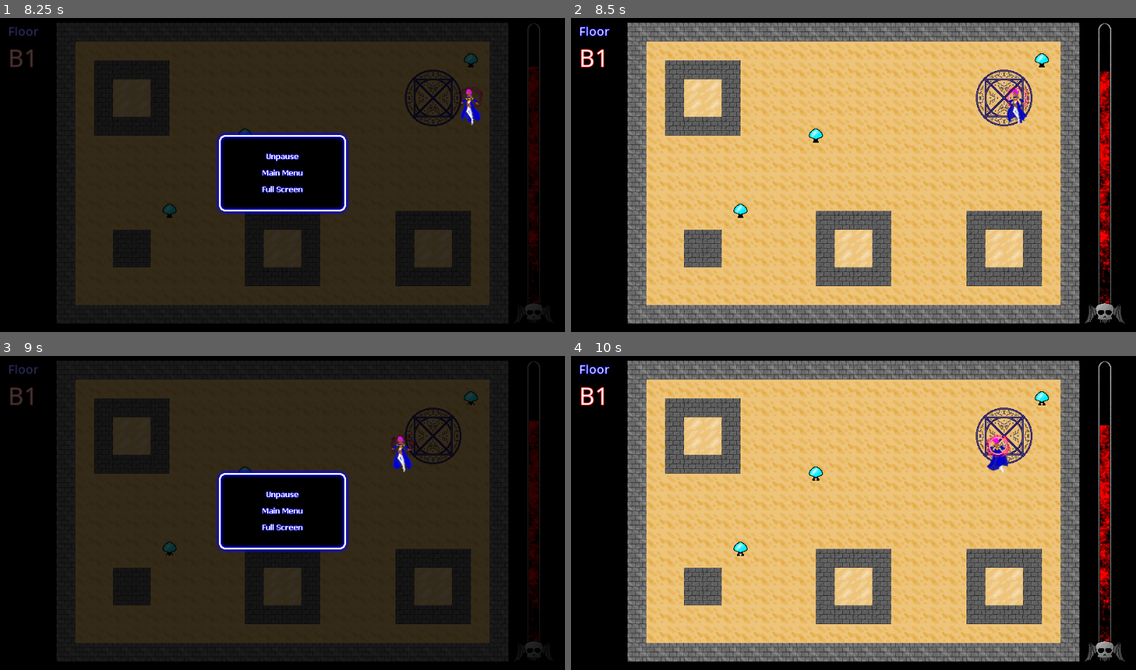
Above: before the commit, frames 1-4 (two rows, left to right).
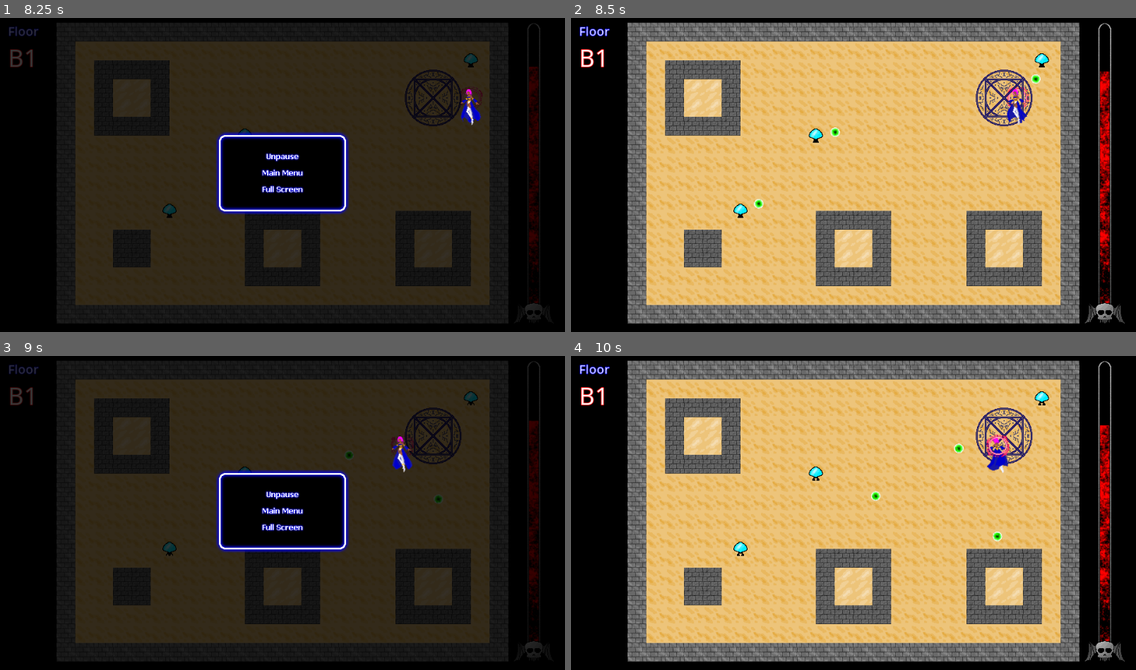
Above: after the commit, the same moments.

Repository: alpacanumerals/LD51
Game: Godot game, scene res://Title.tscn
The game is run twice, just before and just after one commit, with the same random seed, the same clock (stepped at 60 frames per second) and the same inputs.
Inputs (mouse positions are in pixels of both pictures, inside the frame that each line leads up to):
- Up to frame 1 (8.25 s): click (242, 153) at 0.5 s; tap Enter at 1.25, 8 s; move the mouse to (406, 156) at 1.27 s; hold Right (ui_right) 1.28-2 s; tap P at 1.35, 4.35, 5.1, 5.85, 7.35, 8.1 s; click (406, 156) at 1.42 s; click (282, 190) at 2 s; click (282, 171) at 2.75 s; click (242, 153) at 3.5 s; move the mouse to (169, 187) at 4.27 s; hold Down (ui_down) 4.28-5.03 s; tap Space at 5 s; move the mouse to (339, 102) at 5.02 s; hold Right (ui_right) 5.03-5.78 s; move the mouse to (254, 237) at 5.77 s; hold Up (ui_up) 5.78-6.5 s; click (254, 237) at 5.92 s; click (282, 156) at 6.5 s; move the mouse to (452, 222) at 7.27 s; hold Left (ui_left) from 7.28 s (still down); move the mouse to (113, 124) at 8.02 s
- Up to frame 2 (8.5 s): keep holding Left (ui_left)
- Up to frame 3 (9 s): move the mouse to (310, 509) at 8.77 s; release Left (ui_left) at 8.78 s; hold Down (ui_down) from 8.78 s (still down); tap P at 8.85 s; click (310, 509) at 8.92 s
- Up to frame 4 (10 s): tap Space at 9.5 s; move the mouse to (768, 431) at 9.52 s; release Down (ui_down) at 9.53 s; hold Right (ui_right) from 9.53 s (still down); tap P at 9.6 s

Frame 1 is identical in both runs. In frame 2, 0.1% of the frame differs, in the area x 32-84%, y 17-61%; in frame 3, less than 0.1%; in frame 4, 0.1%.

Commit message:
defer calls

Diff:
--- a/bullet/bullet.gd
+++ b/bullet/bullet.gd
@@ -17,9 +17,9 @@
 func _on_Bullet_body_entered(body):
     if body.has_method("hit"):
         body.hit()
-    queue_free()
+    call_deferred("queue_free")
 
 func _on_Bullet_area_entered(area):
     if area.has_method("hit"):
         area.hit()
-    queue_free()
+    call_deferred("queue_free")
--- a/bullet/mob_bullet.gd
+++ b/bullet/mob_bullet.gd
@@ -17,10 +17,10 @@
 
 func _on_MobBullet_body_entered(body):
     if body.has_method("player_hit"):
-        body.hit()
-    queue_free()
+        body.player_hit()
+    call_deferred("queue_free")
 
 func _on_MobBullet_area_entered(area):
     if area.has_method("player_hit"):
-        area.hit()
-    queue_free()
+        area.player_hit()
+    call_deferred("queue_free")
--- a/level/play_area.gd
+++ b/level/play_area.gd
@@ -56,7 +56,7 @@
 func reset_mobs():
     var mobs = get_tree().get_nodes_in_group(constants.MOB_GROUP)
     for mob in mobs:
-        mob.queue_free()
+        mob.call_deferred("queue_free")
     current_mobs = 0
 
     var spawns = $TileMap.get_mob_starts()
@@ -79,7 +79,7 @@
         var mob = mobs[n]
         var spawn = spawns.pop_at(rng.rng.randi() % spawns.size())
         var m = mob.instance()
-        add_child(m)
+        call_deferred("add_child", m)
         var x = spawn[0] * 32
         var y = spawn[1] * 32
         m.position = Vector2(x, y)
--- a/mobs/Dome.tscn
+++ b/mobs/Dome.tscn
@@ -44,8 +44,8 @@
 [sub_resource type="CircleShape2D" id=8]
 
 [node name="Area2D" type="Area2D"]
-collision_layer = 7
-collision_mask = 7
+collision_layer = 2
+collision_mask = 3
 script = ExtResource( 1 )
 
 [node name="AnimatedSprite" type="AnimatedSprite" parent="."]
--- a/mobs/blob.gd
+++ b/mobs/blob.gd
@@ -14,7 +14,7 @@
 
 func hit():
     emit_signal("killed")
-    queue_free()
+    call_deferred("queue_free")
 
 func _physics_process(delta):
     var direction_to_player = position.angle_to_point(player.position)
--- a/mobs/dome.gd
+++ b/mobs/dome.gd
@@ -30,4 +30,4 @@
 
 func hit():
     emit_signal("killed")
-    queue_free()
+    call_deferred("queue_free")
--- a/mobs/tentacle.gd
+++ b/mobs/tentacle.gd
@@ -10,4 +10,4 @@
 
 func hit():
     emit_signal("killed")
-    queue_free()
+    call_deferred("queue_free")
